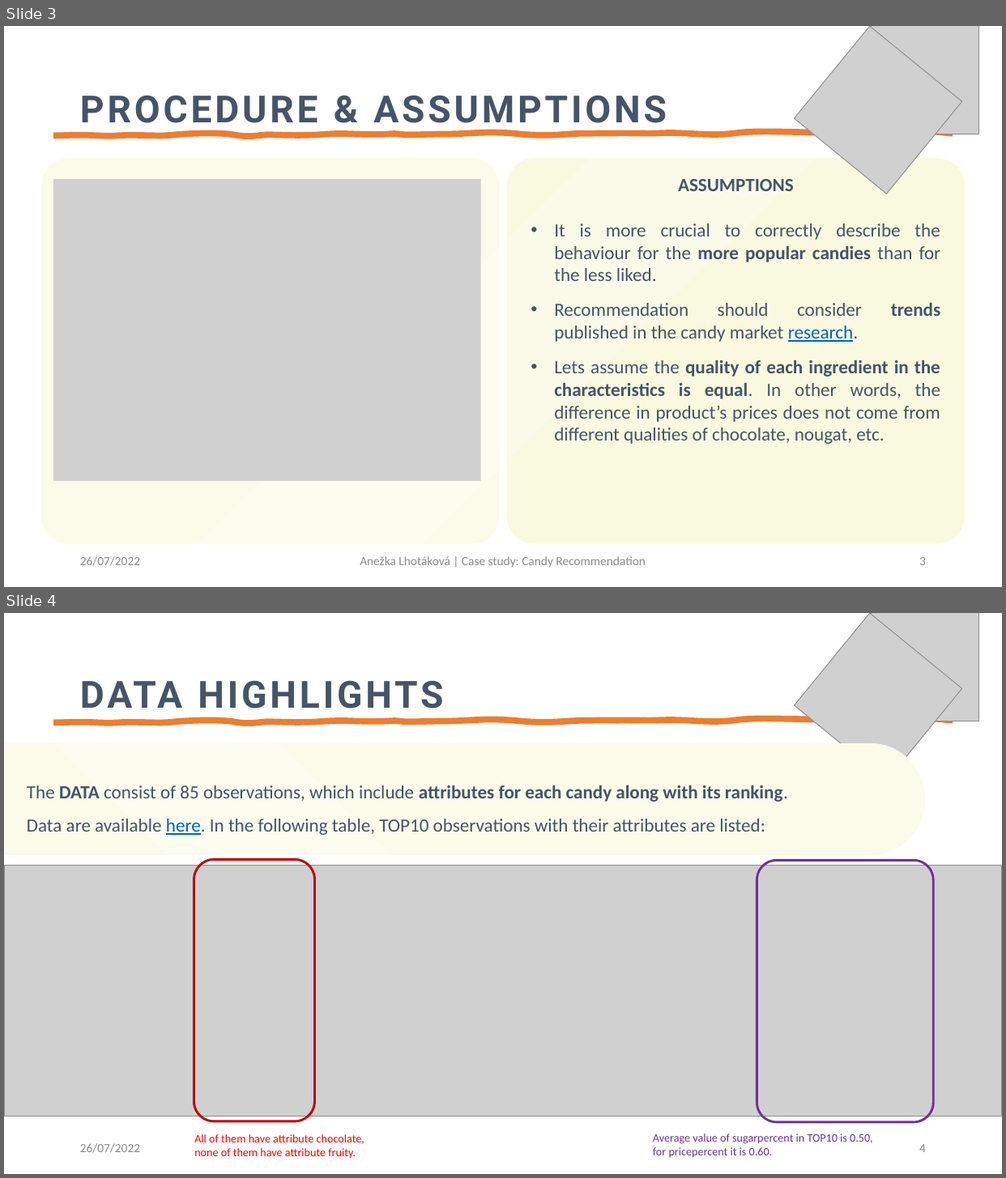
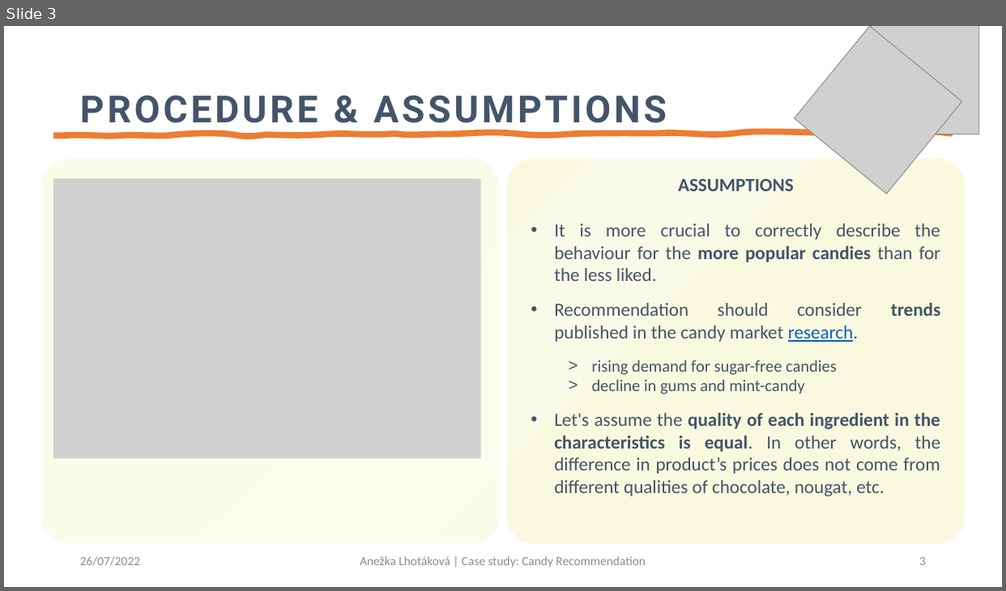
Before and after one commit to lhotaane/Case_study_Lidl, a slide deck: candy_ppt.pptx. Shown one above the other, each under a label of ours: slides 3 and 4 before the commit, slide 3 after it. The pictures are 1006x1178 and 1006x591 pixels, drawn with LibreOffice and Linux fonts; fonts in the diff are those of the drawing; grey boxes stand for pictures. Boxes give left, top, right and bottom in pixels: in the first picture for what was removed or moved away, otherwise in the second. Text is boxed around its words. In the diff, an @@ line names an element or a change of style, - is before the commit and + after.

```diff
--- a/candy_ppt.pptx
+++ b/candy_ppt.pptx
@@ slide 4 removed at (4, 613, 1002, 1174), background #FFFFFF @@
@@ picture removed at (795, 613, 961, 780) @@
@@ picture removed at (871, 613, 978, 722) @@
@@ title removed at (80, 680, 443, 709) @@
-DATA HIGHLIGHTS
@@ freeform shape removed at (53, 720, 953, 723) @@
@@ rectangle removed at (4, 743, 871, 855) @@
@@ parallelogram removed at (44, 735, 718, 1174) @@
@@ ellipse removed at (818, 743, 926, 855) @@
@@ text removed at (27, 786, 788, 835) @@
-The DATA consist of 85 observations, which include attributes for each candy along with its ranking.
-Data are available here. In the following table, TOP10 observations with their attributes are listed:
@@ picture removed at (4, 865, 1002, 1117) @@
@@ rounded rectangle removed at (194, 859, 315, 1122) @@
@@ rounded rectangle removed at (757, 861, 934, 1122) @@
@@ text removed at (80, 1144, 140, 1153) @@
-26/07/2022
@@ text removed at (194, 1135, 364, 1159) @@
-All of them have attribute chocolate, none of them have attribute fruity.
@@ text removed at (653, 1134, 873, 1158) @@
-Average value of sugarpercent in TOP10 is 0.50, for pricepercent it is 0.60.
@@ page number removed at (919, 1144, 926, 1152) @@
-4
@@ slide 3 changed as well @@
@@ picture: place and size @@
-picture at (53, 179, 481, 481)
+picture at (53, 179, 481, 459)
@@ text at (554, 360, 940, 497): text changed @@
-• Lets assume the quality of each ingredient in the characteristics is equal. In other words, the difference in product’s prices does not come from different qualities of chocolate, nougat, etc.
+  > rising demand for sugar-free candies
+  > decline in gums and mint-candy
+• Let's assume the quality of each ingredient in the characteristics is equal. In other words, the difference in product’s prices does not come from different qualities of chocolate, nougat, etc.
```
Also in this commit, not shown: 4 other slides changed, 4 slides added, 2 other files.
